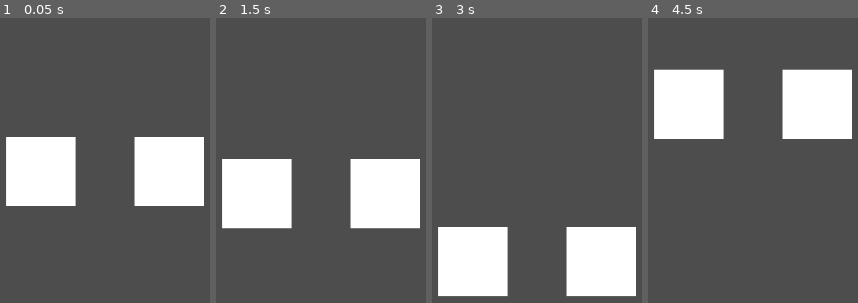
Above: before the commit, frames 1-4 (left to right).
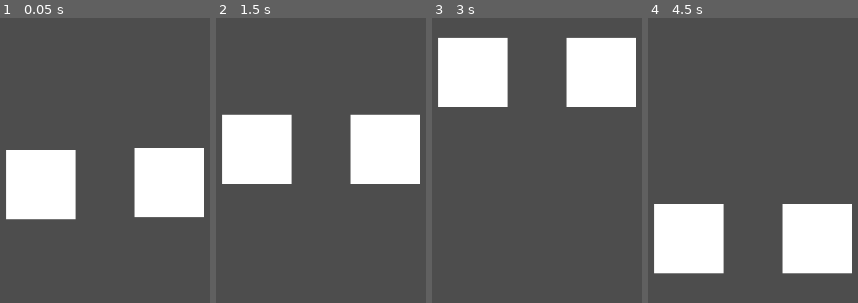
Above: after the commit, the same moments.

Repository: lohchness/santa-claus
Game: Godot game, scene res://characters/santa.tscn
Two runs of this game, one before a commit and one after it. Both use one fixed random seed, a clock stepped at 60 frames per second and the inputs below. The project has no main scene, so this scene is started directly.
Inputs (mouse positions are in pixels of both pictures, inside the frame that each line leads up to):
- Up to frame 1 (0.05 s): no input
- Up to frame 2 (1.5 s): tap Enter at 0.5 s; move the mouse to (outside the picture) at 0.52 s; tap Space at 1.25 s; move the mouse to (outside the picture) at 1.27 s
- Up to frame 3 (3 s): tap Enter at 2 s; move the mouse to (551, 72) at 2.02 s; tap Space at 2.75 s; move the mouse to (outside the picture) at 2.77 s
- Up to frame 4 (4.5 s): tap Enter at 3.5 s; move the mouse to (outside the picture) at 3.52 s; tap Space at 4.25 s; move the mouse to (outside the picture) at 4.27 s

The runs differ from the first frame. In frame 1, 5.7% of the frame differs, in the area x 2-98%, y 41-71%; in frame 2, 21%; in frame 3, 32%; in frame 4, 33%, in the area x 2-98%, y 17-90%.

Commit message:
feat: movement delay for one reindeer

Diff:
--- a/characters/santa.gd
+++ b/characters/santa.gd
@@ -2,11 +2,28 @@
 
 @export var reindeer_array: Array[CollisionShape2D] = []
 
-var reindeer_delay_ms: int = 250
+# VERY BAD IDEA!
+var mouse_points: Array[float] = []
+var delay_ms: float = .25
+const FRAMES: int = 60
 
+func _ready() -> void:
+	mouse_points = []
 
 func _physics_process(delta: float) -> void:
 	var mouseY = get_global_mouse_position().y
+	add_mouse_y(mouseY)
+
+	if len(mouse_points) < 15:
+		return
+
+	var delayed_position = pop_mouse_y()
 
 	for i in reindeer_array:
-		i.position.y = mouseY
+		i.position.y = delayed_position
+
+func add_mouse_y(p: float):
+	mouse_points.append(p)
+
+func pop_mouse_y():
+	return mouse_points.pop_front()
